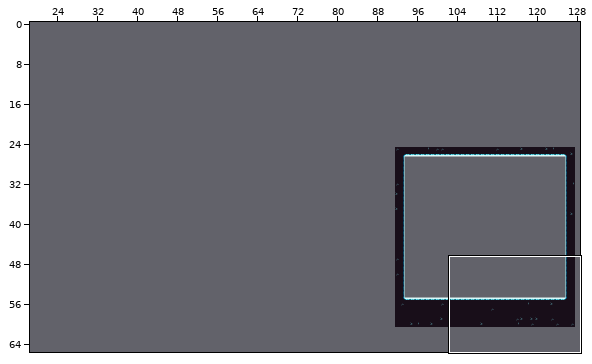
Tiled map, stored at Assets/_Tilemap/Winter/WinterBoss_1/WinterBoss_1.tmx. The first picture is a wide view before the edit; the outline marks the close-up.
Close-up. As it was:
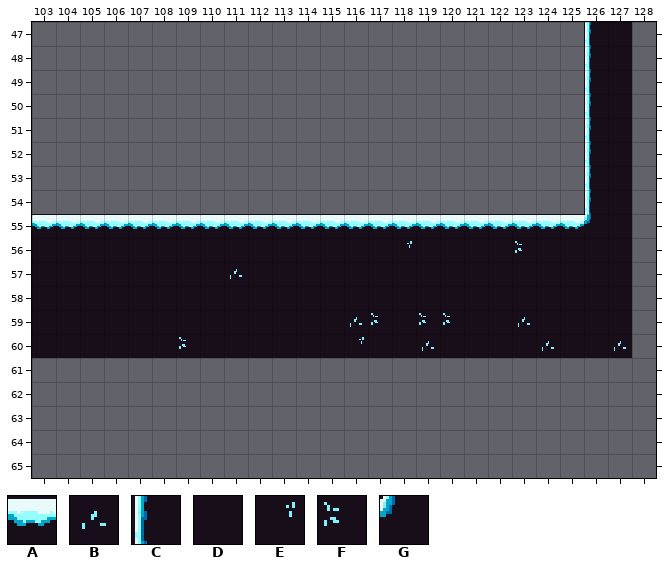
Cells are 16x16 px. Shown: x 103..128, y 47..65. The commit also changed other parts of the map, which this record leaves out. The old version is drawn lined up with the new one.
Key: from "Winter": A 1, B 13, C 16, D 17, E 29, F 45, G 81.
_ is an empty cell, # one hidden under a higher layer.
Layers that did not change in this view are not listed.
Layer "Map" before, first column x 103:
47 _______________________CD_
48 _______________________CD_
49 _______________________CD_
50 _______________________CD_
51 _______________________CD_
52 _______________________CD_
53 _______________________CD_
54 _______________________CD_
55 AAAAAAAAAAAAAAAAAAAAAAAGD_
56 DDDDDDDDDDDDDDD#DDDD#DDDD_
57 DDDDDDDD#DDDDDDDDDDDDDDDD_
58 DDDDDDDDDDDDDDDDDDDDDDDDD_
59 DDDDDDDDDDDDD##D##DD#DDDD_
60 DDDDDD#DDDDDD#DD#DDDD#DD#_
61 __________________________
62 __________________________
63 __________________________
64 __________________________
65 __________________________
Layer "Decorated" before, first column x 103:
47 __________________________
48 __________________________
49 __________________________
50 __________________________
51 __________________________
52 __________________________
53 __________________________
54 __________________________
55 __________________________
56 _______________E____F_____
57 ________B_________________
58 __________________________
59 _____________BF_FF__B_____
60 ______F______E__B____B__B_
61 __________________________
62 __________________________
63 __________________________
64 __________________________
65 __________________________
The result:
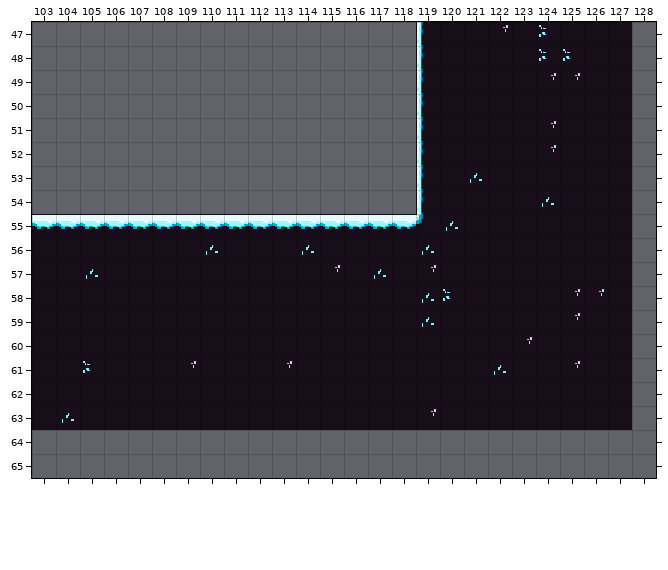
Edits made:
map size 36x36 -> 128x64 cells (old content now starts at 92,25; both pictures use the new coordinates)
Layer "Map":
Tile A gives way to one hidden under a higher layer in row 55 at x 120.
Tile C now appears in rows 47 to 54 at x 119.
The author changed tile A to tile D in row 55 at x 121 to 125.
The author changed tile C to tile D in rows 47 to 54 at x 126.
The author changed tile G to tile D in row 55 at x 126.
Tile D now appears in row 47 at x 120 to 121, 123 and 125; in rows 48 to 49 at x 120 to 123; in row 50 at x 120 to 125; in rows 51 to 52 at x 120 to 123 and 125; in row 53 at x 120 and 122 to 125; in row 54 at x 120 to 123 and 125.
Tile D now appears in row 61 at x 103 to 104, 106 to 108, 110 to 112, 114 to 121, 123 to 124 and 126 to 127; in row 62 at x 103 to 127; in row 63 at x 103, 105 to 118 and 120 to 127.
The author changed tile A to tile G in row 55 at x 119.
Layer "Decorated":
The author changed tile F to tile B in row 59 at x 119.
Tile B now appears in row 53 at x 121; in row 54 at x 124; in row 55 at x 120; in row 56 at x 110, 114 and 119; in row 57 at x 105 and 117; in row 58 at x 119.
Tile B now appears in row 61 at x 122; in row 63 at x 104.
Tile E now appears in row 47 at x 122; in row 49 at x 124 to 125; in rows 51 to 52 at x 124; in row 57 at x 115 and 119; in row 58 at x 125 to 126; in row 59 at x 125.
Tile E now appears in row 60 at x 123; in row 61 at x 109, 113 and 125; in row 63 at x 119.
Tile F now appears in row 47 at x 124; in row 48 at x 124 to 125; in row 58 at x 120; in row 61 at x 105.
The author cleared tile B in row 57 at x 111; in row 59 at x 116 and 123; in row 60 at x 119, 124 and 127.
The author cleared tile E in row 56 at x 118; in row 60 at x 116.
The author cleared tile F in row 56 at x 123; in row 59 at x 117 and 120; in row 60 at x 109.
Boxes around the changes in both close-ups, in picture pixels (x1, y1, x2, y2):
changed: (32, 22, 632, 430)
